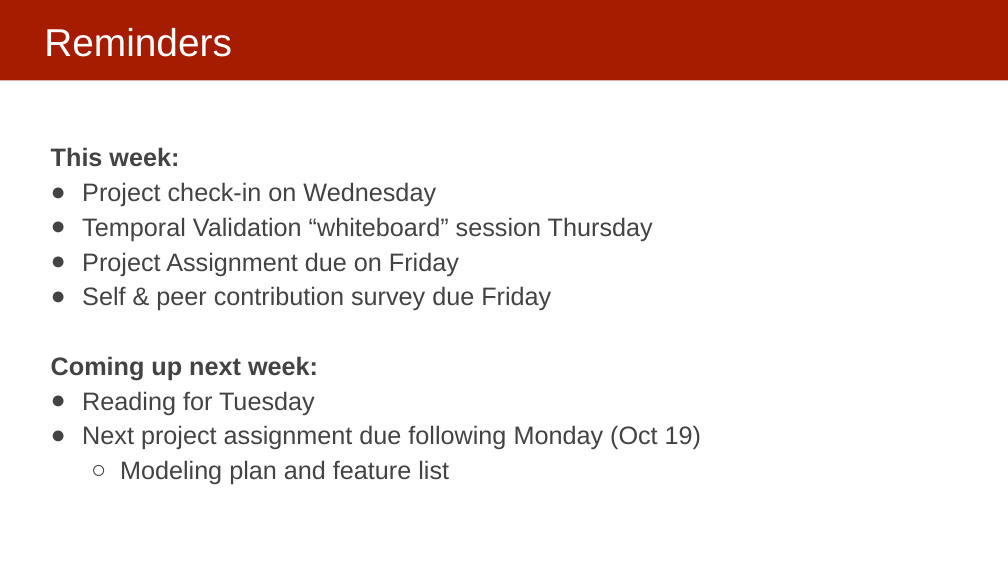
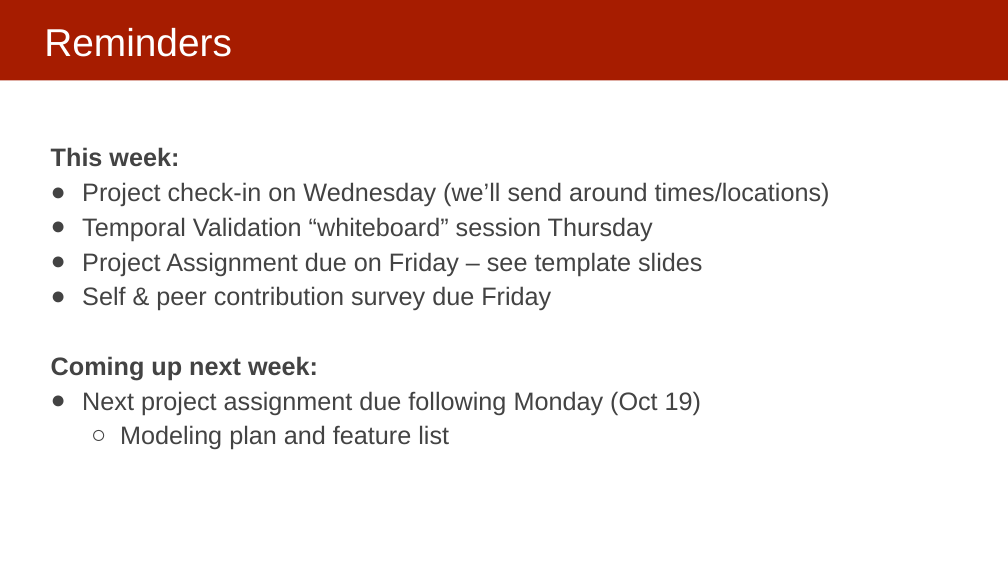
Before and after one commit to dssg/mlforpublicpolicylab, a slide deck: slide 39 of 06 - Performance and Evaluation Pt 2/Model Selection and Validation - Part II.pptx (slide 29 before the commit). Drawn at 1008x567 pixels with LibreOffice and Linux fonts; fonts in the diff are those of the drawing. Boxes give left, top, right and bottom in pixels: in the first picture for what was removed or moved away, otherwise in the second. Text is boxed around its words. In the diff, an @@ line names an element or a change of style, - is before the commit and + after.

```diff
--- a/06 - Performance and Evaluation Pt 2/Model Selection and Validation - Part II.pptx
+++ b/06 - Performance and Evaluation Pt 2/Model Selection and Validation - Part II.pptx
@@ text at (82, 182, 830, 207): text changed @@
-● Project check-in on Wednesday
+● Project check-in on Wednesday (we’ll send around times/locations)
@@ text at (82, 252, 702, 276): text changed @@
-● Project Assignment due on Friday
+● Project Assignment due on Friday – see template slides
@@ text at (82, 391, 315, 415): paragraph removed @@
-● Reading for Tuesday
```
Also in this commit, not shown: 3 other slides changed, 12 slides added, 2 slides removed.
